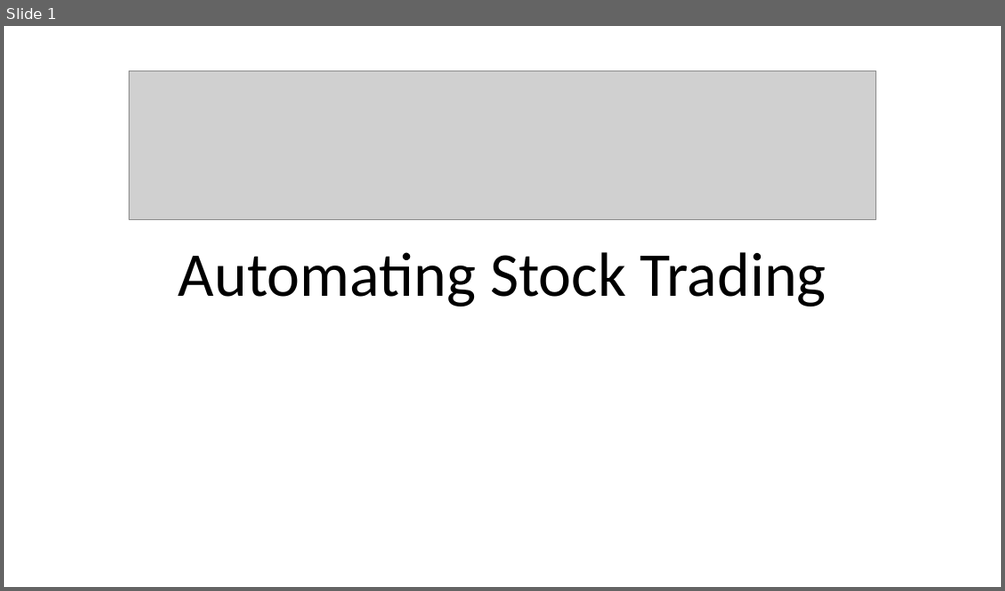
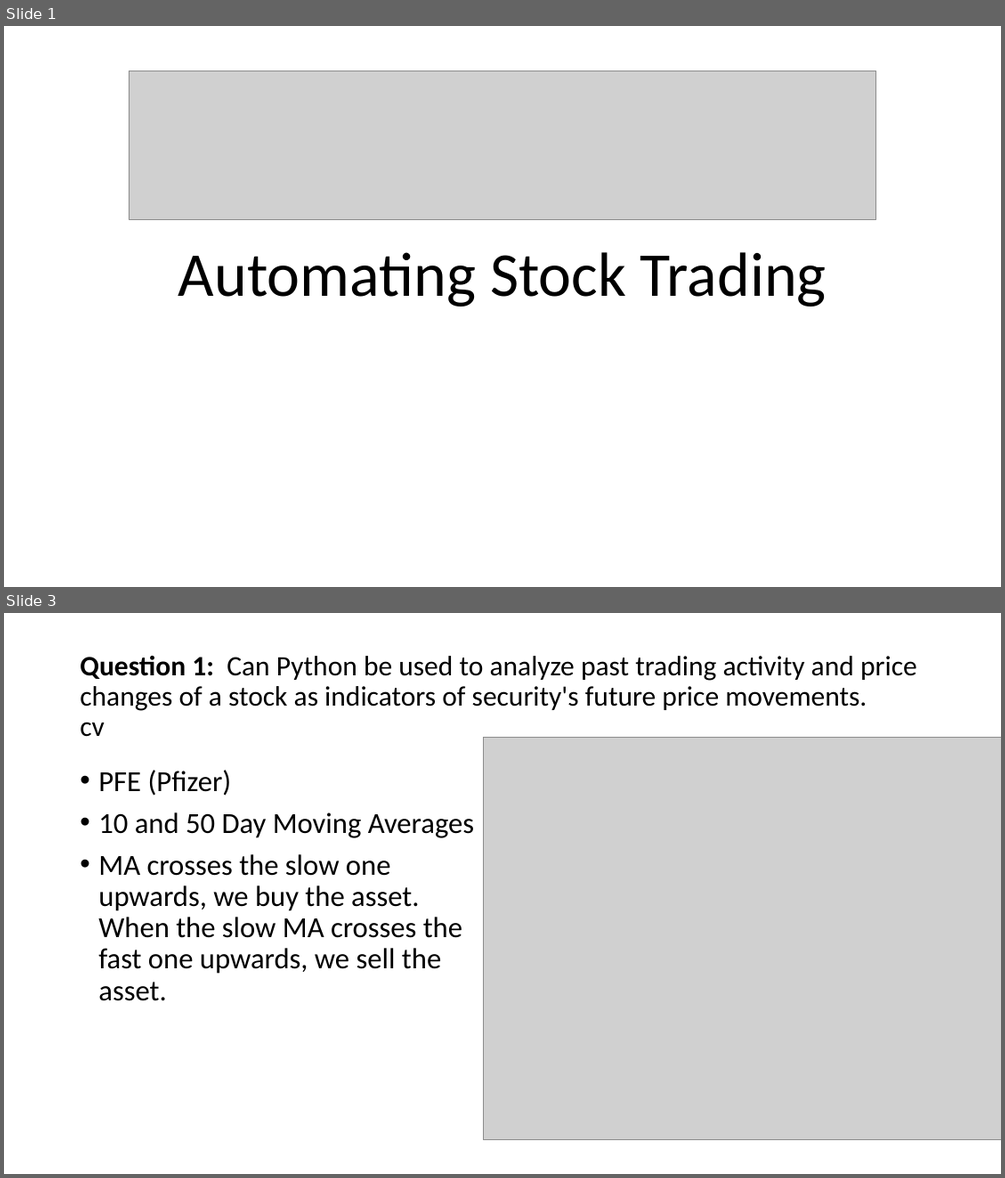
Before and after one commit to davidrtorres/Model-5-Stock-Price-Forecasting, a slide deck: Presentation1.pptx. Shown one above the other, each under a label of ours: slide 1 before the commit, slides 1 and 3 after it; the slides between them are not shown. The pictures are 1005x591 and 1005x1178 pixels, drawn with LibreOffice and Linux fonts; fonts in the diff are those of the drawing; grey boxes stand for pictures. Boxes give left, top, right and bottom in pixels: in the first picture for what was removed or moved away, otherwise in the second. Text is boxed around its words. In the diff, an @@ line names an element or a change of style, - is before the commit and + after.

```diff
--- a/Presentation1.pptx
+++ b/Presentation1.pptx
@@ slide 3 added at <box>4,613,1001,1174</box>, background #FFFFFF @@
@@ title added at <box>80,656,917,737</box>, 27 pt, text #000000 @@
+Question 1: Can Python be used to analyze past trading activity and price changes of a stock as indicators of security's future price movements.
+cv
@@ picture added at <box>484,737,1001,1140</box> @@
@@ text added at <box>98,770,474,1001</box>, 28 pt, text #000000 @@
+• PFE (Pfizer)
+• 10 and 50 Day Moving Averages
+• MA crosses the slow one upwards, we buy the asset. When the slow MA crosses the fast one upwards, we sell the asset.
```
Also in this commit, not shown: 1 slide changed, 3 other files.
